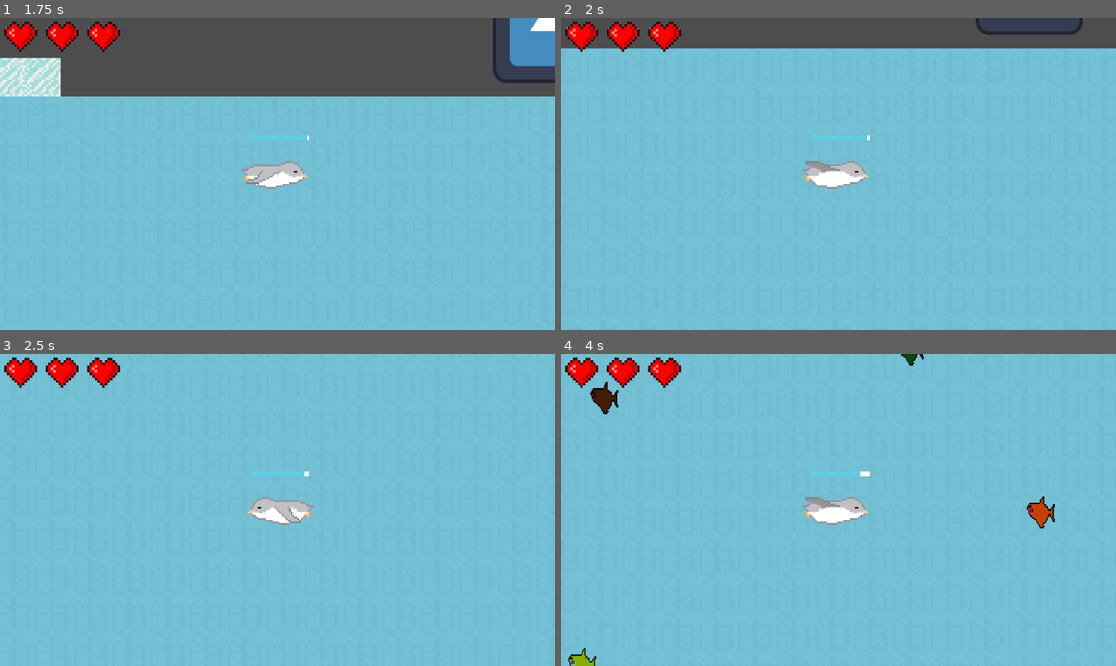
Above: before the commit, frames 1-4 (two rows, left to right).
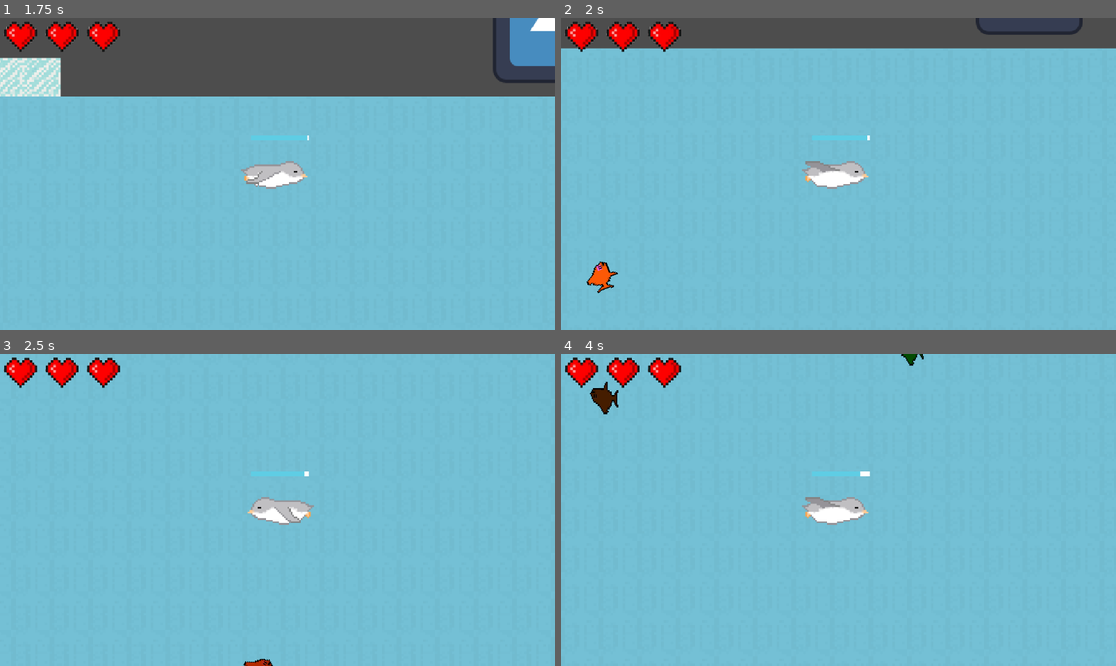
Above: after the commit, the same moments.

Repository: Jesuscanwalk/Under-da-sea
Game: Godot game, scene res://test.tscn
The game is run twice, just before and just after one commit, with the same random seed, the same clock (stepped at 60 frames per second) and the same inputs. The engine's default icon, where the game draws it, is replaced by a stand-in: a white triangle on a blue panel in a dark square.
Inputs:
- Up to frame 1 (1.75 s): hold D (right) from 0.53 s (still down); tap Space (jump) at 0.77, 1.52 s
- Up to frame 2 (2 s): keep holding D (right)
- Up to frame 3 (2.5 s): release D (right) at 2.03 s; hold A (left) from 2.03 s (still down)
- Up to frame 4 (4 s): release A (left) at 2.78 s; hold D (right) from 2.78 s (still down); tap Space (jump) at 3.02, 3.77 s

Frame 1 is identical in both runs. In frame 2, 0.3% of the frame differs, in the area x 4-11%, y 77-89%; in frame 3, less than 0.1%; in frame 4, 0.5%, in the area x 1-89%, y 45-100%.

Commit message:
fish interacts only with player

Diff:
--- a/under-da-sea/Fish/fish.gd
+++ b/under-da-sea/Fish/fish.gd
@@ -16,6 +16,14 @@
 var direction_influence := 0.02
 var drift_strength := 0.1
 var min_separation_distance := 10.0
+@onready var hitbox: Area2D = $Hitbox
+var _player: Player = null
+
+func _ready() -> void:
+	hitbox.body_entered.connect(func (body: Node) -> void:
+		if body is Player:
+			queue_free()
+			)
 
 func get_screensize():
 	return get_viewport_rect().size
@@ -77,6 +85,3 @@
 func _on_vision_area_entered(area: Area2D) -> void:
 	if area != self and area.is_in_group("Fish"):
 		FishISee.append(area)
-
-func _on_body_entered(_body: Node2D) -> void:
-	queue_free()
--- a/under-da-sea/Fish/fish.tscn
+++ b/under-da-sea/Fish/fish.tscn
@@ -8,6 +8,9 @@
 
 [sub_resource type="RectangleShape2D" id="RectangleShape2D_5eabi"]
 size = Vector2(245, 133)
+
+[sub_resource type="RectangleShape2D" id="RectangleShape2D_safi2"]
+size = Vector2(5.79165, 19.1563)
 
 [node name="Fish" type="Area2D" groups=["Fish"]]
 collision_layer = 4
@@ -45,6 +48,13 @@
 [node name="RayCast2D4" type="RayCast2D" parent="rayfolder"]
 target_position = Vector2(90, 57)
 
+[node name="Hitbox" type="Area2D" parent="."]
+
+[node name="CollisionShape2D" type="CollisionShape2D" parent="Hitbox"]
+position = Vector2(-8, -5.96046e-08)
+scale = Vector2(6.31598, 1.34216)
+shape = SubResource("RectangleShape2D_safi2")
+
 [connection signal="body_entered" from="." to="." method="_on_body_entered"]
 [connection signal="area_entered" from="Vision" to="." method="_on_vision_area_entered"]
 [connection signal="area_exited" from="Vision" to="." method="_on_vision_area_exited"]
--- a/under-da-sea/test.gd
+++ b/under-da-sea/test.gd
@@ -70,5 +70,4 @@
 
 func _on_area_2d_area_exited(area: Area2D) -> void:
 	if area.is_in_group("Fish"):
-		#print("Fish.exited:", area.name)
 		area.queue_free()
Not shown: 1 places in under-da-sea/Fish/fish.tscn that only renumber resources
